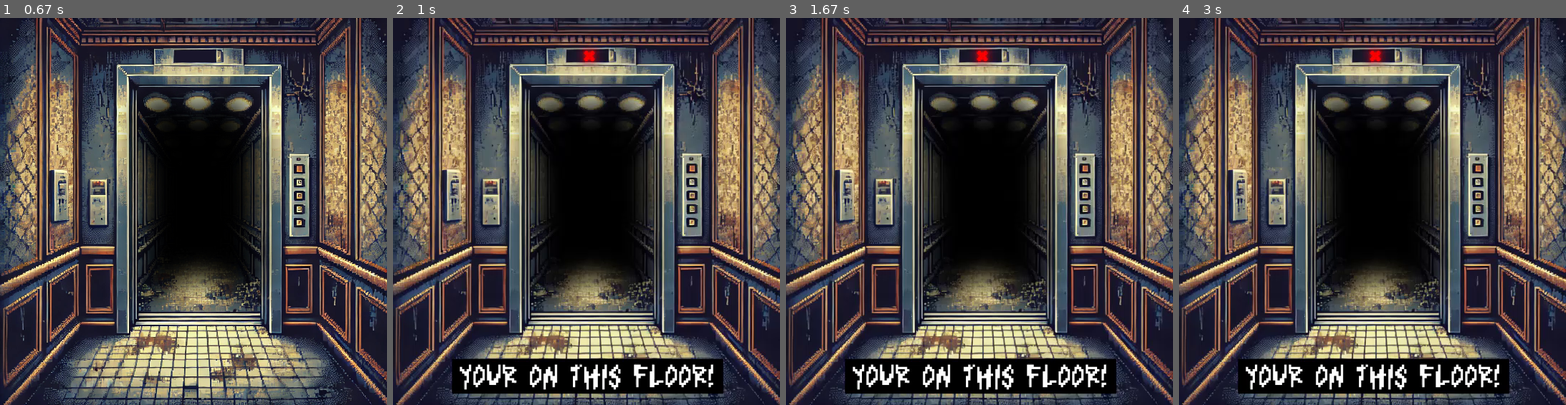
Above: before the commit, frames 1-4 (left to right).
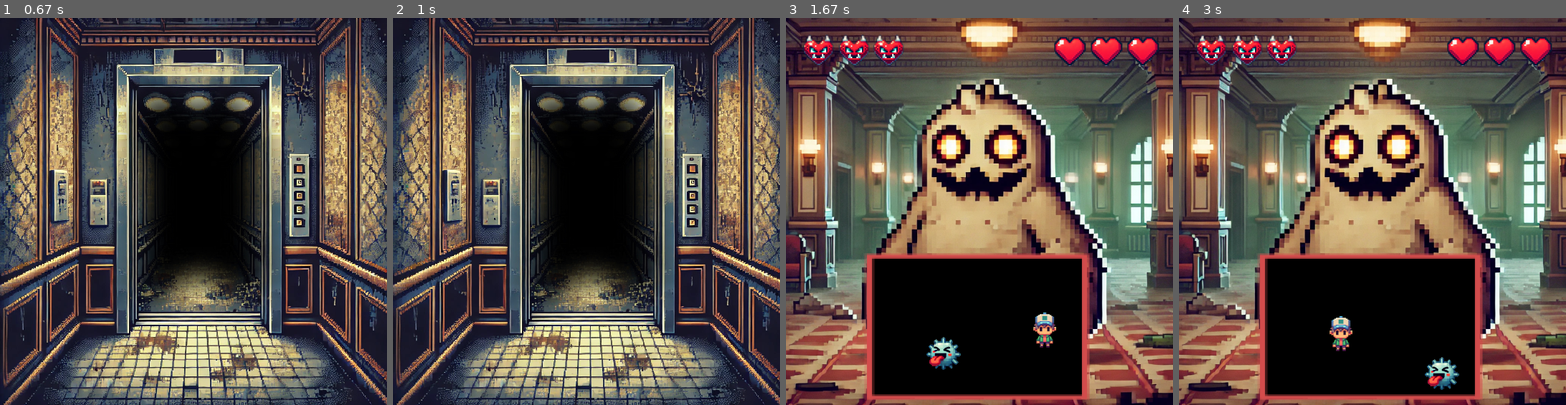
Above: after the commit, the same moments.

Repository: davidAlausa/myFirstPythonProject
Game: pygame game, started from MyFirstPythonApp/GAME/MAIN.py
Same seed, same stepped clock (60 frames per second), same inputs: the game is played once before the commit and once after it.
Inputs (mouse positions are in pixels of both pictures, inside the frame that each line leads up to):
- Up to frame 1 (0.67 s): press the mouse at (197, 207) at 0.37 s; move the mouse to (135, 180) at 0.47 s; release the mouse at (73, 153) at 0.6 s
- Up to frame 2 (1 s): press the mouse at (690, 168) at 0.7 s; move the mouse to (574, 145) at 0.8 s; release the mouse at (454, 118) at 0.93 s
- Up to frame 3 (1.67 s): press the mouse at (1083, 184) at 1.03 s; move the mouse to (1080, 226) at 1.13 s; release the mouse at (1080, 273) at 1.27 s; hold Right from 1.33 s (still down); move the mouse to (925, 130) at 1.37 s
- Up to frame 4 (3 s): release Right at 1.8 s; hold Up 1.83-2.13 s; hold Left 2.17-2.7 s; hold Down from 2.73 s (still down)

Frame 1 is identical in both runs. In frame 2, 27% of the frame differs, in the area x 0-100%, y 0-100%; in frame 3, 89%; in frame 4, 89%.

Commit message:
05/09/2024 - IMPLEMENTED MONSTER FUNCTIONALITY + POLISHED EXISTING FUNCTIONS

Diff:
--- a/MyFirstPythonApp/GAME/FUNCTIONALITY.py
+++ b/MyFirstPythonApp/GAME/FUNCTIONALITY.py
@@ -4,6 +4,7 @@
 from Hotel import Hotel
 from Monster import Monster
 from Player import Player
+import moviepy.editor
 
 class Game:
     def __init__(this):
@@ -23,26 +24,26 @@
         this.CBLUE   = '\33[34m'    #BLUE
         this.CVIOLET = '\33[35m'    #VIOLET
         this.CBLINK    = '\33[5m' #BLINK
+
         this.isSameFloorPressed = False
 
     def checkEndGameStatus(this):
-        if this.player.getLives() > 0 and this.keyInventoryCount == 3 and this.hotel.getFloor() == 1:
+        if this.player.getPlayerLives() > 0 and this.keyInventoryCount == 3 and this.hotel.getFloor() == 1:
             return True
-        elif this.player.getLives() == 0:
+        elif this.player.getPlayerLives() == 0:
             return True
         else:
             return False
 
     def validateElevatorFloor(this, proposedFloor):
+        this.isSameFloorPressed = False
         currentFloor = this.hotel.getFloor()
         if proposedFloor == currentFloor:
             this.isSameFloorPressed = True
             return False
         elif proposedFloor == 0 or proposedFloor == None:
             return False
-
         else:
-            this.isSameFloorPressed = False
             return True
 
     def keyFound(this):
@@ -54,7 +55,6 @@
             if this.key == this.monster.floorLevel:
                 while this.key == this.monster.floorLevel:
                     this.key = random.randint(2,5)
-
 
     def monsterEvent(this):
 
@@ -125,6 +125,13 @@
     def getMonsterFloorLevel(this):
         return this.monster.floorLevel
 
+    def resetMonster(this):
+        this.monster.resetLives()
+        this.monster.moveMonster()
+        if this.monster.floorLevel == this.key:
+            while this.monster.floorLevel == this.key:
+                this.monster.moveMonster()
+
     def getKeyFloorLevel(this):
         return this.key
 
@@ -133,3 +140,15 @@
 
     def getIsSameFloorPressed(this):
         return this.isSameFloorPressed
+
+    def getPlayerLives(this):
+        return this.player.getPlayerLives()
+
+    def setPlayerLives(this, newValue):
+        this.player.setPlayerLives(newValue)
+
+    def getMonsterLives(this):
+        return this.monster.getLives()
+
+    def setMonsterLives(this, newValue):
+        this.monster.setLives(newValue)
--- a/MyFirstPythonApp/GAME/MAIN.py
+++ b/MyFirstPythonApp/GAME/MAIN.py
@@ -5,6 +5,7 @@
 from elevatorScreen import elevatorScreen
 from FUNCTIONALITY import Game
 from event import event
+from monsterScreen import monsterScreen
 
 #initialising PYGAME
 pygame.init()
@@ -18,11 +19,14 @@
 game = Game()
 intrscrn = introScreen(displaySurface)
 elvtrscrn = elevatorScreen(displaySurface,game)
+mnstrscrn = monsterScreen(displaySurface, game)
 isGameRunning = True
 gmPHASE = 'I'
 video_played = False
 flrprssd = (False,1,1)
-evnt = event(game)
+evnt = event(game, displaySurface)
+
+print('THE MONSTER IS ON FLOOR:'+str(game.getMonsterFloorLevel())+' \tTHE KEY IS ON FLOOR:' + str(game.getKeyFloorLevel()))
 #LOOP
 while isGameRunning:
     #handling QUITS
@@ -37,11 +41,10 @@
     if gmPHASE == 'I':
         gmPHASE = intrscrn.run()
     elif gmPHASE == 'P':
-        # if not video_played:
-        #     video = moviepy.editor.VideoFileClip(SPRITESHEET_PATH + 'is_to_hs.mp4', audio= False)
-        #     video.preview()
-        #     video_played = True
-
+        if not video_played:
+            video = moviepy.editor.VideoFileClip(SPRITESHEET_PATH + 'is_to_hs.mp4', audio= False)
+            video.preview()
+            video_played = True
         flrprssd = elvtrscrn.run()
         if flrprssd[0] == True:
             current = flrprssd[2].hotel.getFloor()
@@ -66,12 +69,25 @@
             video.preview()
 
             if game.checkEndGameStatus():
-                print('YOU REACHED THE END OF THE GAME!!! YOU ENDED WITH:' +str(game.player.getLives()) + ' lives and ' +str(game.getKeyInventoryCount())+ ' keys')
+                print('YOU REACHED THE END OF THE GAME!!! YOU ENDED WITH:' +str(game.getPlayerLives()) + ' lives and ' +str(game.getKeyInventoryCount())+ ' keys')
                 isGameRunning = False
 
             else:
-                evnt.checkElevatorChoice(newfloorlevel)
+                gmPHASE = evnt.checkElevatorChoice(newfloorlevel)
 
+    elif gmPHASE == 'M':
+        isEventOver = mnstrscrn.run()
+
+        if isEventOver[0]:
+            if isEventOver [1]:
+                video = moviepy.editor.VideoFileClip(SPRITESHEET_PATH + 'me_MONSTERWINS.mp4', audio= False)
+                video.preview()
+                isGameRunning = False
+            elif isEventOver [2]:
+                video = moviepy.editor.VideoFileClip(SPRITESHEET_PATH + 'me_MONSTERDEFEATED.mp4', audio= False)
+                video.preview()
+                game.resetMonster()
+                gmPHASE = 'P'
 
 
 
--- a/MyFirstPythonApp/GAME/Player.py
+++ b/MyFirstPythonApp/GAME/Player.py
@@ -8,9 +8,8 @@
         elif this.lives > 3:
             return False
 
-    def getLives(this):
+    def getPlayerLives(this):
         return this.lives
 
-    def setLives(this, change):
+    def setPlayerLives(this, change):
         this.lives = change
-        this.checkLives()
--- a/MyFirstPythonApp/GAME/elevatorScreen.py
+++ b/MyFirstPythonApp/GAME/elevatorScreen.py
@@ -3,7 +3,7 @@
 from elevatorScreenBACKGROUND import elevatorScreenBACKGROUND
 from elevatorScreenGAMESTATUS import elevatorScreenGAMESTATUS
 from FUNCTIONALITY import Game
-
+import moviepy.editor
 
 class elevatorScreen():
     def __init__(self,displaySurface,GAME):
@@ -15,15 +15,13 @@
         self.displaySurface = displaySurface
         #using this to check if TAB is being held down
         self.showGameStatus = False
+
         self.game = GAME
-
-        #using this to check if the same floor is pressed
-        self.sameFloorPressed = False
 
 
     #updates SPRITES
     def update(self):
-        floorPRESSED = self.elevatorScreenBackground.update(self.sameFloorPressed)
+        floorPRESSED = self.elevatorScreenBackground.update()
         keys = pygame.key.get_pressed()
         if keys[pygame.K_TAB]:
             self.showGameStatus = True
@@ -31,21 +29,18 @@
             self.showGameStatus = False
 
         if self.game.validateElevatorFloor(floorPRESSED):
-            self.sameFloorPressed = self.game.getIsSameFloorPressed()
-
-            if self.sameFloorPressed:
-                return (False, floorPRESSED,self.game)
-
             return (True, floorPRESSED,self.game)
         else:
-            self.sameFloorPressed = self.game.getIsSameFloorPressed()
+            if self.game.isSameFloorPressed:
+                video = moviepy.editor.VideoFileClip(SPRITESHEET_PATH + 'e_BACKGROUND_SAMEFLOOR.mp4', audio= False)
+                video.preview()
             return (False, floorPRESSED,self.game)
 
     #draws LEVEL to screen
     def draw(self):
         self.elevatorScreenBackground.draw(self.displaySurface)
         if self.showGameStatus:
-            self.elevatorScreenGAMESTATUS.draw(self.displaySurface, self.game.getKeyInventoryCount(), self.game.player.getLives(), self.game.hotel.getFloor())
+            self.elevatorScreenGAMESTATUS.draw(self.displaySurface, self.game.getKeyInventoryCount(), self.game.getPlayerLives(), self.game.hotel.getFloor())
 
     #will be called fom GAME loop
     def run(self):
--- a/MyFirstPythonApp/GAME/elevatorScreenBACKGROUND.py
+++ b/MyFirstPythonApp/GAME/elevatorScreenBACKGROUND.py
@@ -1,6 +1,7 @@
 import pygame
 from Config import *
 from FUNCTIONALITY import Game
+import moviepy.editor
 
 class elevatorScreenBACKGROUND():
     def __init__(self,position,position2,position3,position4,position5):
@@ -36,7 +37,7 @@
         self.floorbutton_4_rect = pygame.Rect(position4[0], position4[1], position4[2], position4[3])
         self.floorbutton_5_rect = pygame.Rect(position5[0], position5[1], position5[2], position5[3])
 
-    def update(self, isSameFloorPressed):
+    def update(self):
 
         if self.floorbutton_1_rect.collidepoint(pygame.mouse.get_pos()):
             self.elevatorscreen_BACKGROUND = self.elevatorscreen_BACKGROUND_G
@@ -60,11 +61,7 @@
             if pygame.mouse.get_pressed()[0]:
                 return 5
         else:
-            if isSameFloorPressed:
-                self.elevatorscreen_BACKGROUND = self.elevatorscreen_BACKGROUND_SAMEFLOOR
-                return 0
-            else:
-                self.elevatorscreen_BACKGROUND = self.elevatorscreen_BACKGROUND_NOTSELECTED
+            self.elevatorscreen_BACKGROUND = self.elevatorscreen_BACKGROUND_NOTSELECTED
         if pygame.mouse.get_pressed()[0]:
             return 0
 
--- a/MyFirstPythonApp/GAME/event.py
+++ b/MyFirstPythonApp/GAME/event.py
@@ -3,27 +3,33 @@
 import moviepy.editor
 from FUNCTIONALITY import Game
 import random
+from monsterScreen import monsterScreen
 
 class event():
 
-    def __init__(self, game):
+    def __init__(self, game, displaysurface):
 
         self.game = game
+        self.displaysurface = displaysurface
 
 
     def checkElevatorChoice(self, choice):
 
         if choice == self.game.getMonsterFloorLevel():
             self.monsterEvent()
+            return 'M'
 
         elif choice == self.game.getKeyFloorLevel():
             if self.game.getKeyInventoryCount()!=3:
                 self.keyFound()
+                return'P'
             else:
                 self.emptyFloor()
+                return 'P'
 
         else:
             self.emptyFloor()
+            return 'P'
 
 
     def emptyFloor(self):
@@ -32,6 +38,10 @@
         video = moviepy.editor.VideoFileClip(SPRITESHEET_PATH + 'f_NOTHING_'+ str(event) +'.mp4', audio= False)
         video.preview()
 
+        if event==5:
+            if self.game.getPlayerLives() != 3:
+                self.game.setPlayerLives(self.game.getPlayerLives()+ 1)
+
     def keyFound(self):
         video = moviepy.editor.VideoFileClip(SPRITESHEET_PATH + 'K_KEYFOUND.mp4', audio= False)
         video.preview()
@@ -39,4 +49,5 @@
 
 
     def monsterEvent(self):
-        print('LOOOLL YOU ENCOUNTERED THE MONSTER BUT THIS FUNCTIONALITY ISNT IMPLEMENTED YET')
+        video = moviepy.editor.VideoFileClip(SPRITESHEET_PATH + 'me_MONSTERINTRO.mp4', audio= False)
+        video.preview()
--- /dev/null
+++ b/MyFirstPythonApp/GAME/monsterScreen.py
@@ -0,0 +1,18 @@
+import pygame
+from Config import *
+from FUNCTIONALITY import Game
+from monsterScreenBACKGROUND import monsterScreenBACKGROUND
+
+
+class monsterScreen():
+    def __init__(self, displaySurface, Game):
+        self.monsterEventBACKGROUND = monsterScreenBACKGROUND(Game)
+        self.displaysurface = displaySurface
+
+    def draw(self):
+        isEventOver = self.monsterEventBACKGROUND.run(self.displaysurface)
+        return isEventOver
+
+    def run (self):
+        isEventOver = self.draw()
+        return isEventOver
--- /dev/null
+++ b/MyFirstPythonApp/GAME/monsterScreenATTACKBOARD.py
@@ -0,0 +1,138 @@
+import pygame, sys
+from pygame.locals import *
+from Config import *
+from FUNCTIONALITY import Game
+import random
+import moviepy.editor
+
+class monsterScreenATTACKBOARD():
+    def __init__(self, game):
+        self.monsterEvent_ATTACKBOARD_HI1 = pygame.image.load(SPRITESHEET_PATH + 'me_HARMFULITEM_1.png').convert_alpha()
+        self.monsterEvent_ATTACKBOARD_HI2 = pygame.image.load(SPRITESHEET_PATH + 'me_HARMFULITEM_2.png').convert_alpha()
+        self.monsterEvent_ATTACKBOARD_HI3 = pygame.image.load(SPRITESHEET_PATH + 'me_HARMFULITEM_3.png').convert_alpha()
+        self.monsterEvent_ATTACKBOARD_AI = pygame.image.load(SPRITESHEET_PATH + 'me_ATTACKITEM.png').convert_alpha()
+        self.monsterEvent_ATTACKBOARD_P1 = pygame.image.load(SPRITESHEET_PATH + 'me_PLAYER.png').convert_alpha()
+
+        self.monsterEvent_ATTACKBOARD_HIARRAY = (
+            self.monsterEvent_ATTACKBOARD_HI1,
+            self.monsterEvent_ATTACKBOARD_HI2,
+            self.monsterEvent_ATTACKBOARD_HI3
+        )
+        self.monsterEvent_ATTACKBOARD_HI = self.monsterEvent_ATTACKBOARD_HIARRAY[random.randint(0,2)]
+
+        self.imageHI = self.monsterEvent_ATTACKBOARD_HI.subsurface(pygame.Rect(0,0,50,50))
+        self.imageAI = self.monsterEvent_ATTACKBOARD_AI.subsurface(pygame.Rect(0,0,50,50))
+        self.imageP1 = self.monsterEvent_ATTACKBOARD_P1.subsurface(pygame.Rect(0,0,50,50))
+
+        self.oovPosition = (120,335)
+        self.P1InitialPosition = (235,460)
+
+        self.rectHI = self.imageHI.get_rect(bottomleft = self.oovPosition)
+        self.rectAI = self.imageAI.get_rect(bottomleft = self.oovPosition)
+        self.rectP1 = self.imageP1.get_rect(bottomleft = self.P1InitialPosition)
+
+        self.ItemThrown = False
+        self.ItemVelocity = [0, 0]
+        self.isHarmful = False
+
+        self.game = game
+
+    def update(self):
+        pressed_keys = pygame.key.get_pressed()
+        if self.rectP1.top > 335:
+            if pressed_keys[K_UP]:
+                self.rectP1.move_ip(0,-5)
+        if self.rectP1.bottom < 525:
+            if pressed_keys[K_DOWN]:
+                self.rectP1.move_ip(0,5)
+        if self.rectP1.left > 120:
+              if pressed_keys[K_LEFT]:
+                  self.rectP1.move_ip(-5, 0)
+        if self.rectP1.right < 410:
+              if pressed_keys[K_RIGHT]:
+                  self.rectP1.move_ip(5, 0)
+
+        if not self.ItemThrown:
+            harmfulorHelpful = random.randint(1,10)
+            if harmfulorHelpful < 8:
+                self.createItem(self.rectHI, self.imageHI)
+                self.isHarmful = True
+            else:
+                self.createItem(self.rectAI, self.imageAI)
+                self.isHarmful = False
+        if self.isHarmful:
+            self.move(self.rectHI, self.imageHI)
+        else:
+            self.move(self.rectAI, self.imageAI)
+
+        isEventOver = self.didCollide()
+        return isEventOver
+
+    def createItem(self, rect, image):
+        pick = random.randint(1, 4)
+        self.ItemThrown = True
+        if pick == 1:
+            rect.centerx = random.randint(120, 390)
+            rect.centery = 335
+            self.ItemVelocity = [random.choice([-2, -1, 1, 2]), random.choice([-2, -1, 1, 2])]
+        elif pick == 2:
+            rect.centerx = random.randint(120, 390)
+            rect.centery = 505
+            self.ItemVelocity = [random.choice([-2, -1, 1, 2]), random.choice([-2, -1, 1, 2])]
+        elif pick == 3:
+            rect.centerx = 120
+            rect.centery =  random.randint(335, 505)
+            self.ItemVelocity = [random.choice([1, 2]), random.choice([-2, -1, 1, 2])]
+        elif pick == 4:
+            rect.centerx = 390
+            rect.centery =  random.randint(335, 505)
+            self.ItemVelocity = [random.choice([-2, -1]), random.choice([-2, -1, 1, 2])]
+
+
+    def didCollide (self):
+        smallerRectHI = self.rectHI.inflate(-40, -40)
+        smallerRectAI = self.rectAI.inflate(-40, -40)
+        if self.rectP1.colliderect(smallerRectHI):
+            self.game.setPlayerLives(self.game.getPlayerLives() - 1)
+            self.reset()
+            print(str(self.game.getPlayerLives()))
+
+        elif self.rectP1.colliderect(smallerRectAI):
+            self.game.setMonsterLives(self.game.getMonsterLives() - 1)
+            video = moviepy.editor.VideoFileClip(SPRITESHEET_PATH + 'me_MONSTERHURT_'+ str(random.randint(1,5)) +'.mp4', audio= False)
+            video.preview()
+            self.reset()
+            print(str(self.game.getMonsterLives()))
+
+
+        if self.game.getPlayerLives() == 0 :
+            return (True, True, False)
+        elif self.game.getMonsterLives() == 0:
+            return (True, False, True)
+        else:
+            return (False, False, False)
+
+    def move(self, rect, image):
+        rect.move_ip(self.ItemVelocity[0], self.ItemVelocity[1])
+
+        #if not (120 <= rect.left) or not (335 <= rect.top) or not (rect.right <= 390) or not (rect.bottom <= 505):
+        if not (150 <= rect.centerx <= 390) or not (360 <= rect.centery <= 505):
+            rect.center = self.oovPosition
+            self.ItemThrown = False
+    def reset(self):
+        self.rectP1.center = self.P1InitialPosition
+        self.rectHI.center = self.oovPosition
+        self.rectAI.center = self.oovPosition
+        self.ItemThrown = False
+    def draw(self, displaySurface):
+        displaySurface.blit(self.imageP1, self.rectP1)
+        if self.ItemThrown:
+            if self.isHarmful:
+                displaySurface.blit(self.imageHI, self.rectHI)
+            elif not self.isHarmful:
+                displaySurface.blit(self.imageAI, self.rectAI)
+
+    def run(self,displaySurface):
+        isEventOver = self.update()
+        self.draw(displaySurface)
+        return isEventOver
--- /dev/null
+++ b/MyFirstPythonApp/GAME/monsterScreenBACKGROUND.py
@@ -0,0 +1,60 @@
+import pygame
+from Config import *
+from FUNCTIONALITY import Game
+from monsterScreenATTACKBOARD import monsterScreenATTACKBOARD
+
+class monsterScreenBACKGROUND():
+    def __init__(self, Game):
+
+        self.attckbrd = monsterScreenATTACKBOARD(Game)
+
+        self.monsterEvent_BACKGROUND = pygame.image.load(SPRITESHEET_PATH + 'me_MAINSCREEN_BACKGROUND.png').convert()
+        self.monsterEvent_ATTACKBOARD = pygame.image.load(SPRITESHEET_PATH + 'me_MAINSCREEN_ATTACKBOARD.png').convert_alpha()
+        self.monsterEvent_MONSTERHEARTS_3 = pygame.image.load(SPRITESHEET_PATH + 'me_MAINSCREEN_MONSTERHEARTS_3.png').convert_alpha()
+        self.monsterEvent_MONSTERHEARTS_2 = pygame.image.load(SPRITESHEET_PATH + 'me_MAINSCREEN_MONSTERHEARTS_2.png').convert_alpha()
+        self.monsterEvent_MONSTERHEARTS_1 = pygame.image.load(SPRITESHEET_PATH + 'me_MAINSCREEN_MONSTERHEARTS_1.png').convert_alpha()
+        self.monsterEvent_PLAYERHEARTS_3 = pygame.image.load(SPRITESHEET_PATH + 'me_MAINSCREEN_PLAYERHEARTS_3.png').convert_alpha()
+        self.monsterEvent_PLAYERHEARTS_2 = pygame.image.load(SPRITESHEET_PATH + 'me_MAINSCREEN_PLAYERHEARTS_2.png').convert_alpha()
+        self.monsterEvent_PLAYERHEARTS_1 = pygame.image.load(SPRITESHEET_PATH + 'me_MAINSCREEN_PLAYERHEARTS_1.png').convert_alpha()
+
+        self.monsterEvent_BACKGROUND = pygame.transform.scale(self.monsterEvent_BACKGROUND, (WINDOW_WIDTH, WINDOW_HEIGHT))
+        self.monsterEvent_ATTACKBOARD = pygame.transform.scale(self.monsterEvent_ATTACKBOARD, (WINDOW_WIDTH, WINDOW_HEIGHT))
+        self.monsterEvent_MONSTERHEARTS_3 = pygame.transform.scale(self.monsterEvent_MONSTERHEARTS_3, (WINDOW_WIDTH, WINDOW_HEIGHT))
+        self.monsterEvent_MONSTERHEARTS_2 = pygame.transform.scale(self.monsterEvent_MONSTERHEARTS_2, (WINDOW_WIDTH, WINDOW_HEIGHT))
+        self.monsterEvent_MONSTERHEARTS_1 = pygame.transform.scale(self.monsterEvent_MONSTERHEARTS_1, (WINDOW_WIDTH, WINDOW_HEIGHT))
+        self.monsterEvent_PLAYERHEARTS_3 = pygame.transform.scale(self.monsterEvent_PLAYERHEARTS_3, (WINDOW_WIDTH, WINDOW_HEIGHT))
+        self.monsterEvent_PLAYERHEARTS_2 = pygame.transform.scale(self.monsterEvent_PLAYERHEARTS_2, (WINDOW_WIDTH, WINDOW_HEIGHT))
+        self.monsterEvent_PLAYERHEARTS_1 = pygame.transform.scale(self.monsterEvent_PLAYERHEARTS_1, (WINDOW_WIDTH, WINDOW_HEIGHT))
+
+        self.monsterEvent_CURRENTMONSTERHEARTS = self.monsterEvent_MONSTERHEARTS_3
+        self.monsterEvent_CURRENTPLAYERHEARTS = self.monsterEvent_PLAYERHEARTS_3
+
+        self.game = Game
+
+    def update (self):
+        if self.game.getMonsterLives() == 3:
+            self.monsterEvent_CURRENTMONSTERHEARTS = self.monsterEvent_MONSTERHEARTS_3
+        elif self.game.getMonsterLives() == 2:
+            self.monsterEvent_CURRENTMONSTERHEARTS = self.monsterEvent_MONSTERHEARTS_2
+        elif self.game.getMonsterLives() == 1:
+            self.monsterEvent_CURRENTMONSTERHEARTS = self.monsterEvent_MONSTERHEARTS_1
+
+        if self.game.getPlayerLives() == 3:
+            self.monsterEvent_CURRENTPLAYERHEARTS = self.monsterEvent_PLAYERHEARTS_3
+        elif self.game.getPlayerLives() == 2:
+            self.monsterEvent_CURRENTPLAYERHEARTS = self.monsterEvent_PLAYERHEARTS_2
+        elif self.game.getPlayerLives() == 1:
+            self.monsterEvent_CURRENTPLAYERHEARTS = self.monsterEvent_PLAYERHEARTS_1
+
+    def draw(self,displaySurface):
+        displaySurface.blit(self.monsterEvent_BACKGROUND, (0,0))
+        displaySurface.blit(self.monsterEvent_ATTACKBOARD, (0,0))
+        displaySurface.blit(self.monsterEvent_CURRENTMONSTERHEARTS, (0,0))
+        displaySurface.blit(self.monsterEvent_CURRENTPLAYERHEARTS, (0,0))
+        isEventOver = self.attckbrd.run(displaySurface)
+        return isEventOver
+
+    def run (self, displaySurface):
+        self.update()
+        isEventOver = self.draw(displaySurface)
+        return isEventOver
